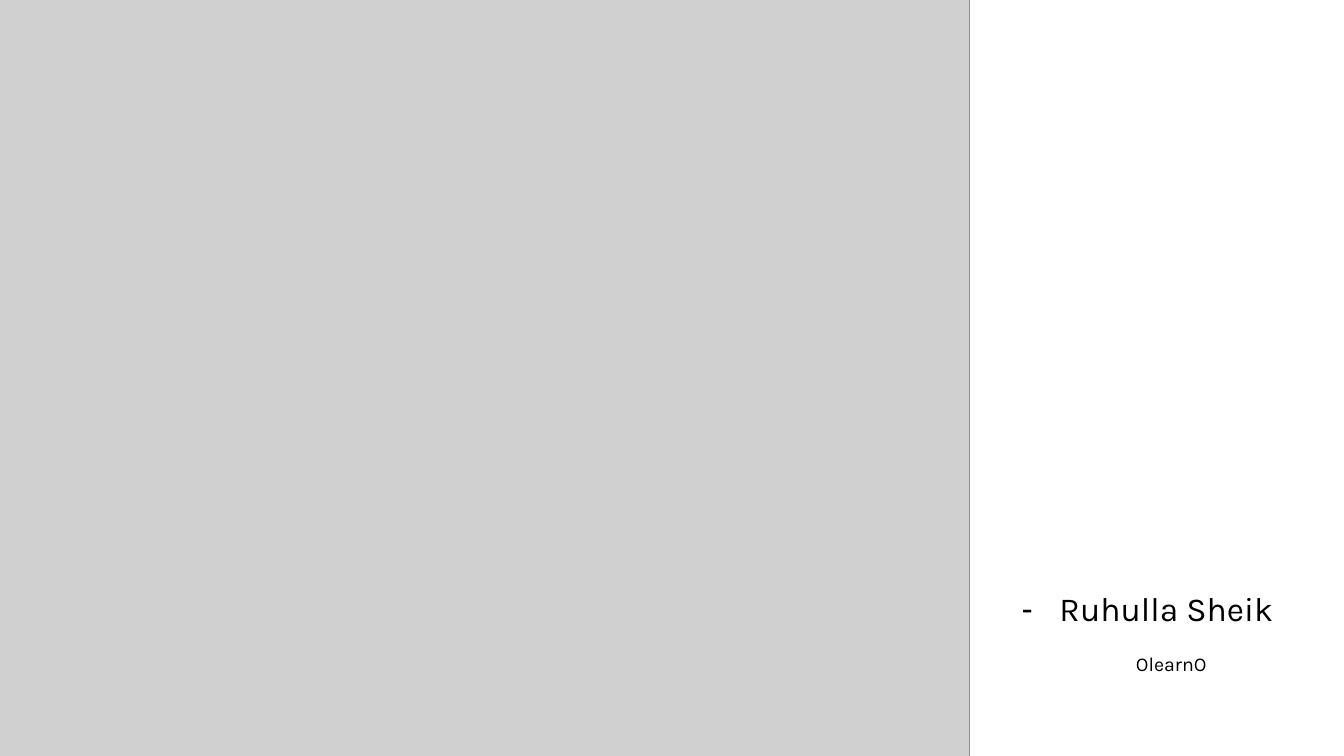
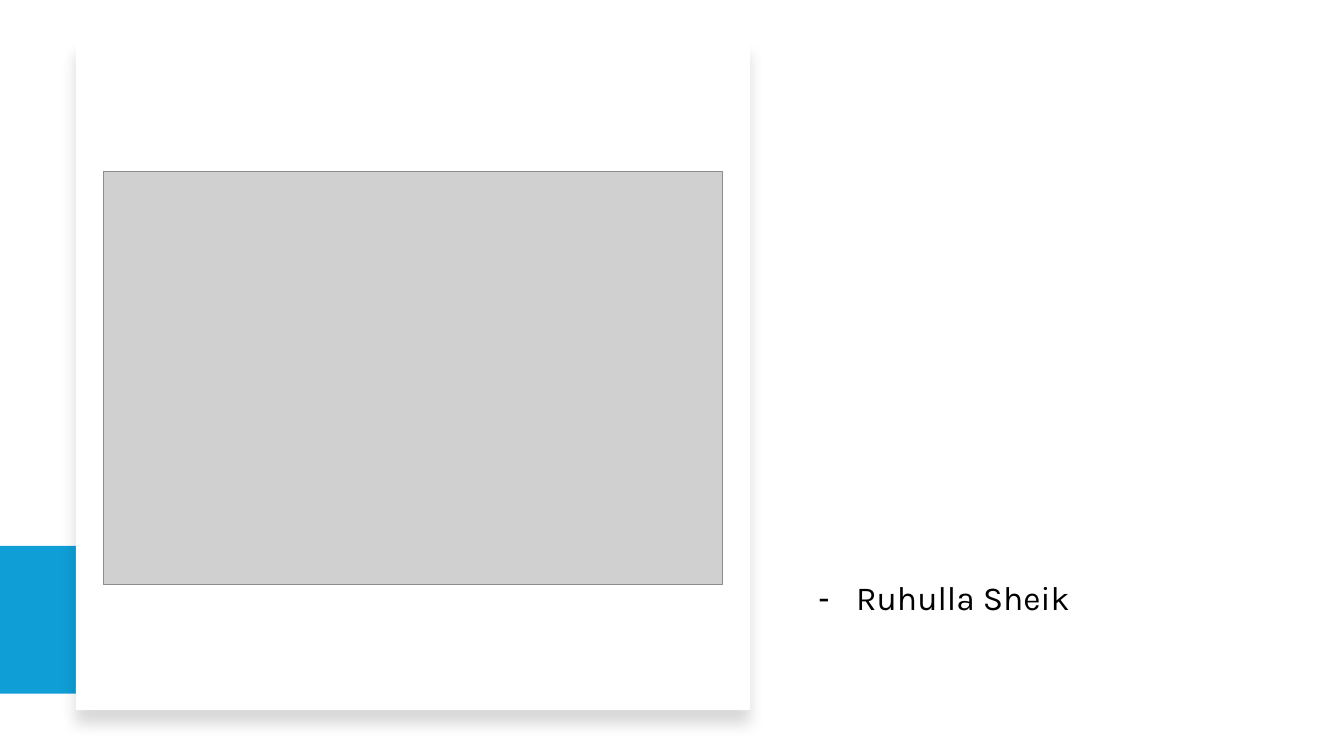
Before and after one commit to olearno/workshops, a slide deck: slide 1 of mongo/mongo_demo.pptx. Drawn at 1344x756 pixels with LibreOffice and Linux fonts; fonts in the diff are those of the drawing; grey boxes stand for pictures. Boxes give left, top, right and bottom in pixels: in the first picture for what was removed or moved away, otherwise in the second. Text is boxed around its words. In the diff, an @@ line names an element or a change of style, - is before the commit and + after.

```diff
--- a/mongo/mongo_demo.pptx
+++ b/mongo/mongo_demo.pptx
@@ rectangle added at <box>76,41,750,711</box>, fill #FFFFFF @@
@@ picture: place and size @@
-picture at <box>0,0,970,756</box>
+picture at <box>104,171,722,584</box>
@@ rectangle added at <box>1,546,626,694</box>, fill #0F9ED5 @@
@@ subtitle "Ruhulla Sheik": place and size @@
-subtitle "Ruhulla Sheik" at <box>1059,598,1273,672</box>
+subtitle "Ruhulla Sheik" at <box>856,587,1070,611</box>
@@ subtitle "Ruhulla Sheik" at <box>856,587,1070,611</box>: alignment centre to left @@
@@ subtitle at <box>1136,657,1207,672</box>: paragraph removed @@
-OlearnO
```
Also in this commit, not shown: 3 other slides changed, 2 slides added.
